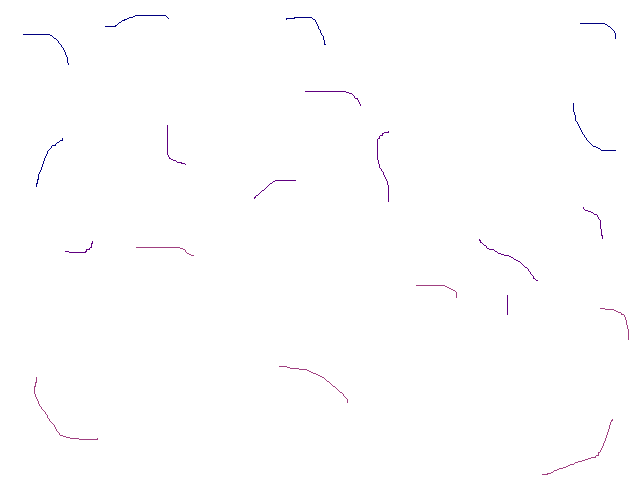
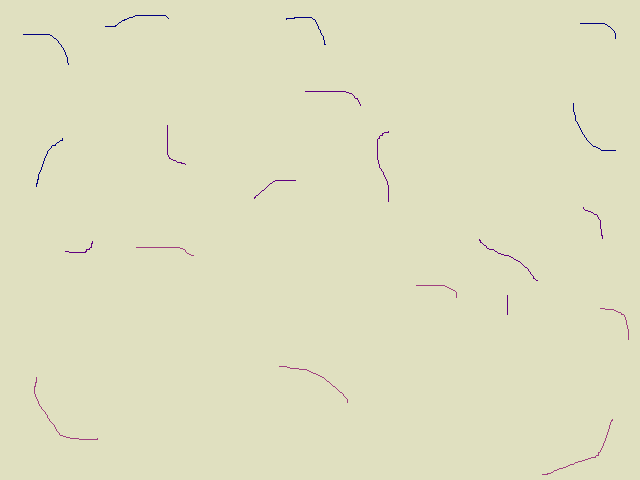
Comparing the layer stacks of the two 640×480 images. Changes:
painted on "Background" over <box>0,0,640,480</box>
painted on "32_randomLow.png" over <box>0,0,640,480</box>
